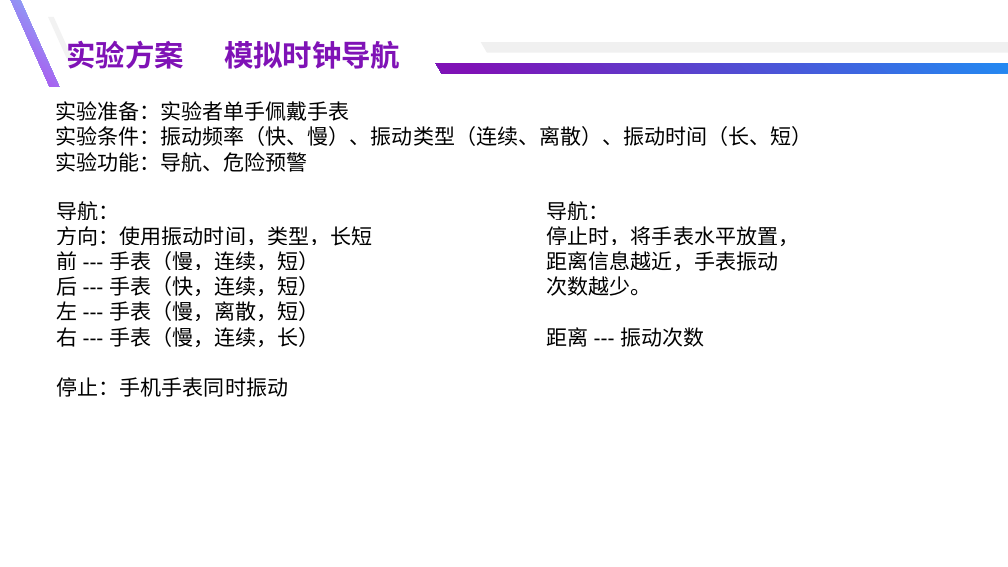
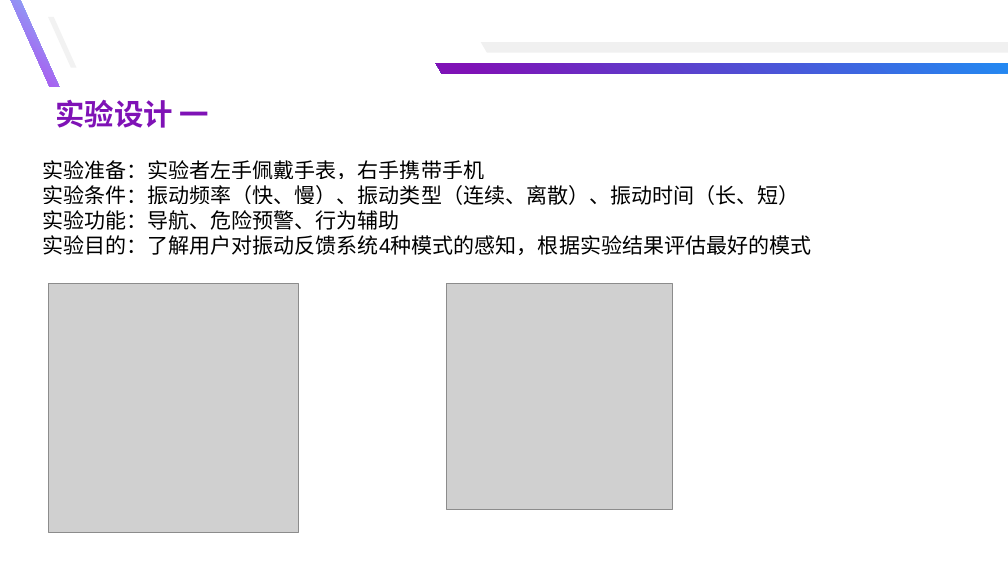
Before and after one commit to yuyongsong/Paper, a slide deck: slide 16 of 总结汇报-余泳松 - 副本.pptx (slide 7 before the commit). Drawn at 1008x567 pixels with LibreOffice and Linux fonts; fonts in the diff are those of the drawing; grey boxes stand for pictures. Boxes give left, top, right and bottom in pixels: in the first picture for what was removed or moved away, otherwise in the second. Text is boxed around its words. In the diff, an @@ line names an element or a change of style, - is before the commit and + after.

```diff
--- a/总结汇报-余泳松 - 副本.pptx
+++ b/总结汇报-余泳松 - 副本.pptx
@@ text at (55, 99, 209, 128): text changed @@
-实验方案 模拟时钟导航
+实验设计 一
@@ text "实验准备：实验者左手佩戴手表，右手携带手机": place and size @@
-text "实验准备：实验者左手佩戴手表，右手携带手机" at (55, 101, 812, 172)
+text "实验准备：实验者左手佩戴手表，右手携带手机" at (42, 160, 811, 255)
@@ text at (42, 160, 484, 179): text changed @@
-实验准备：实验者单手佩戴手表
+实验准备：实验者左手佩戴手表，右手携带手机
@@ text removed at (57, 201, 372, 397) @@
-导航：
-方向：使用振动时间，类型，长短
-前 --- 手表（慢，连续，短）
-后 --- 手表（快，连续，短）
-左 --- 手表（慢，离散，短）
-右 --- 手表（慢，连续，长）
-停止：手机手表同时振动
@@ text removed at (547, 201, 799, 347) @@
-导航：
-停止时，将手表水平放置，距离信息越近，手表振动次数越少。
-距离 --- 振动次数
@@ text at (42, 210, 811, 255): text changed @@
-实验功能：导航、危险预警
+实验功能：导航、危险预警、行为辅助
+实验目的：了解用户对振动反馈系统4种模式的感知，根据实验结果评估最好的模式
@@ picture added at (48, 284, 299, 532) @@
@@ picture added at (447, 284, 672, 510) @@
```
Also in this commit, not shown: 4 other slides changed, 18 slides added, 9 slides removed, 1 other file.
